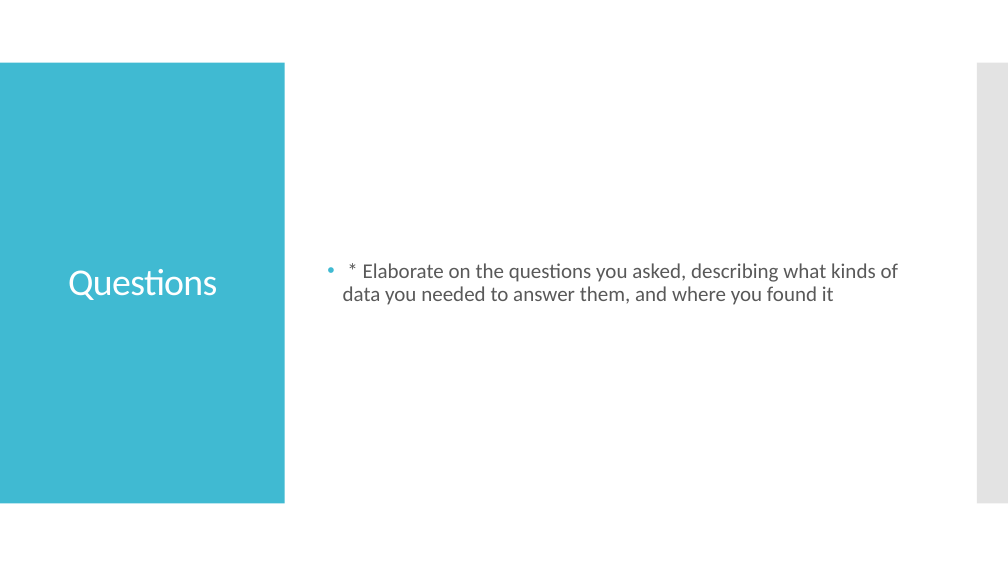
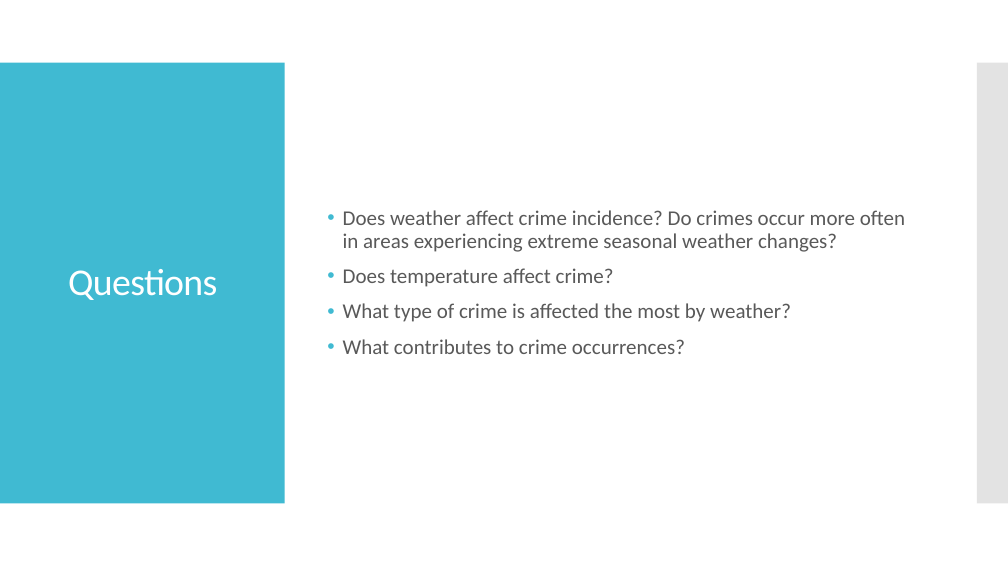
Before and after one commit to minxstm/Bootcamp_Project_1, a slide deck: slide 4 of Weather and Crime Data Analysis Presentation.pptx. Drawn at 1008x567 pixels with LibreOffice and Linux fonts; fonts in the diff are those of the drawing. Boxes give left, top, right and bottom in pixels: in the first picture for what was removed or moved away, otherwise in the second. Text is boxed around its words. In the diff, an @@ line names an element or a change of style, - is before the commit and + after.

```diff
--- a/Weather and Crime Data Analysis Presentation.pptx
+++ b/Weather and Crime Data Analysis Presentation.pptx
@@ text at (343,210,905,354): text changed @@
-• * Elaborate on the questions you asked, describing what kinds of data you needed to answer them, and where you found it
+• Does weather affect crime incidence? Do crimes occur more often in areas experiencing extreme seasonal weather changes?
+• Does temperature affect crime?
+• What type of crime is affected the most by weather?
+• What contributes to crime occurrences?
```
Also in this commit, not shown: 4 other slides changed, 4 slides added, 1 slide removed.
